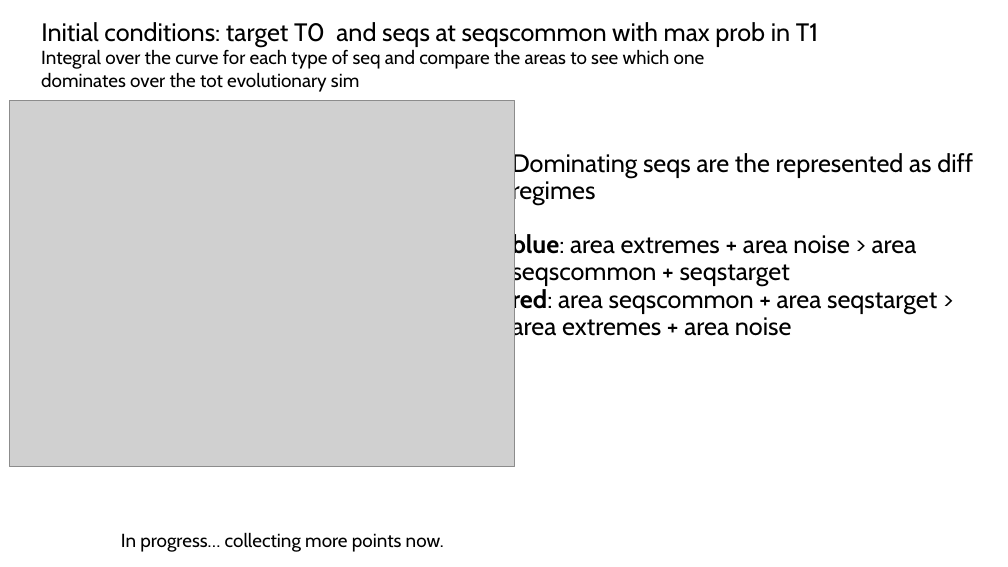
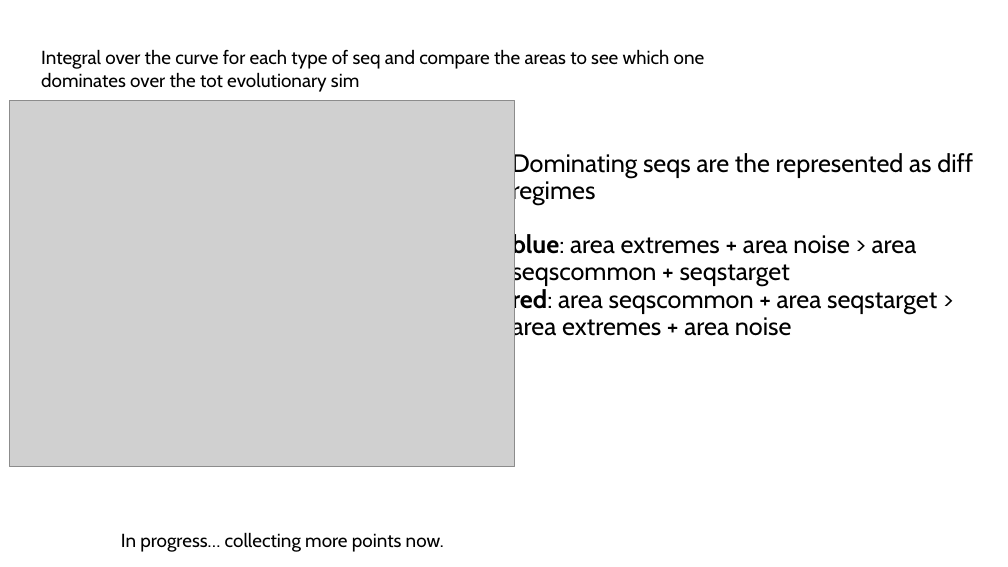
Before and after one commit to paulagrcg/RNAplasticity, a slide deck: slide 4 of TF.pptx (slide 5 before the commit). Drawn at 1008x567 pixels with LibreOffice and Linux fonts; fonts in the diff are those of the drawing; grey boxes stand for pictures. Boxes give left, top, right and bottom in pixels: in the first picture for what was removed or moved away, otherwise in the second. Text is boxed around its words. In the diff, an @@ line names an element or a change of style, - is before the commit and + after.

```diff
--- a/TF.pptx
+++ b/TF.pptx
@@ text removed at (41, 22, 818, 47) @@
-Initial conditions: target T0 and seqs at seqscommon with max prob in T1
```
Also in this commit, not shown: 2 other files.
